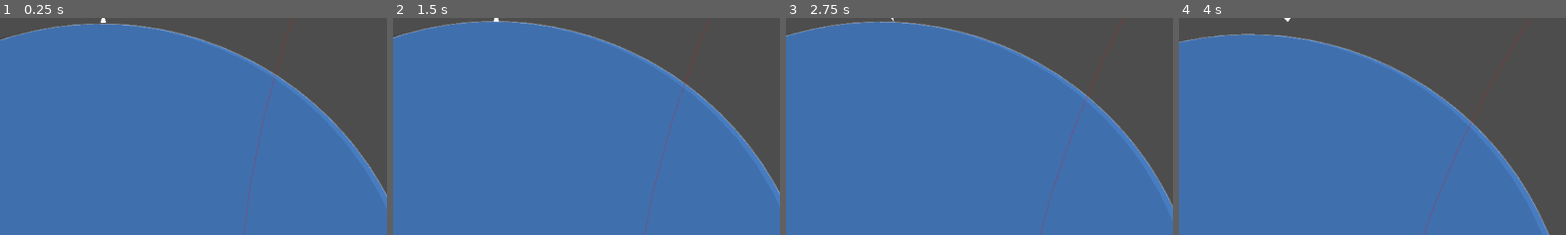
Above: before the commit, frames 1-4 (left to right).
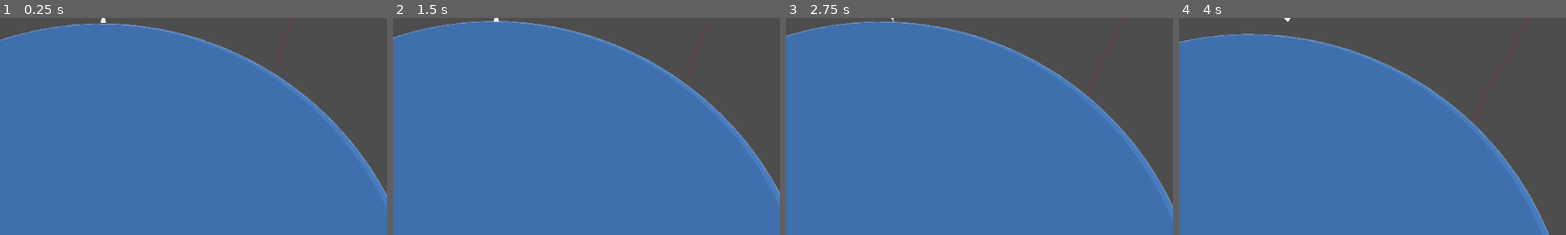
Above: after the commit, the same moments.

Repository: orrybaram/retrograde
Game: Godot game, scene res://scenes/Main.tscn
Two runs of this game, one before a commit and one after it. Both use one fixed random seed, a clock stepped at 60 frames per second and the inputs below.
Inputs:
- Up to frame 1 (0.25 s): no input
- Up to frame 2 (1.5 s): click "Sell @ Home" at 0.5 s; click "Buy FuelTank I" at 1.25 s
- Up to frame 3 (2.75 s): hold Right (turn_right) from 2.03 s (still down); hold Space (boost) from 2.03 s (still down)
- Up to frame 4 (4 s): release Right (turn_right) at 2.78 s; release Space (boost) at 2.78 s; hold Down (reverse_thrust) 2.78-3.53 s; tap Space (boost) at 2.85 s; hold Right (turn_right) from 3.53 s (still down); hold Space (boost) from 3.53 s (still down)
The pictures show only the part of the screen within x 37-87%, y 50-100%; the shares and areas given below are measured in that part.

The runs differ from the first frame. In frame 1, 0.2% of the frame differs, in the area x 62-72%, y 26-100%; in frame 2, 0.2%; in frame 3, 0.2%; in frame 4, 0.1%.
Error in both runs: Invalid access to property or key 'global_position' on a base object of type 'null instance'. (res://scripts/HUD.gd:39)

Commit message:
feat: add orbit ring

Diff:
--- /dev/null
+++ b/Entities/Planet/OrbitVisual.gd
@@ -0,0 +1,63 @@
+extends Node2D
+class_name OrbitVisual
+
+var planet: Planet = null
+@export var show_orbit: bool = true : set = _set_show_orbit
+@export var orbit_color: Color = Color(0.2, 0.5, 1.0, 0.3) : set = _set_orbit_color
+@export var orbit_width: float = 2.0 : set = _set_orbit_width
+
+func _ready() -> void:
+	planet = NodeUtils.find_parent_of_type(self, Planet)
+	set_process(true)
+
+func _process(_delta: float) -> void:
+	# Redraw orbit as planet moves
+	if show_orbit and planet and planet.parent_planet:
+		queue_redraw()
+
+func _set_show_orbit(v: bool) -> void:
+	show_orbit = v
+	queue_redraw()
+
+func _set_orbit_color(c: Color) -> void:
+	orbit_color = c
+	queue_redraw()
+
+func _set_orbit_width(v: float) -> void:
+	orbit_width = max(0.0, v)
+	queue_redraw()
+
+func _draw() -> void:
+	if not show_orbit or not planet:
+		return
+
+	# Only draw if planet is orbiting (has a parent planet)
+	if not planet.parent_planet:
+		return
+
+	var orbital_distance = planet.orbital_distance
+	var eccentricity = planet.eccentricity
+
+	# Parent planet position in orbiting planet's local space
+	# Since orbiting planet's position is the orbital offset, parent is at -position
+	var parent_pos = -planet.position
+
+	if eccentricity == 0.0:
+		# Circular orbit: draw circle
+		draw_arc(parent_pos, orbital_distance, 0.0, TAU, 96, orbit_color, orbit_width)
+	else:
+		# Elliptical orbit: sample points and draw connected arcs
+		var a = orbital_distance  # semi-major axis
+		var e = clamp(eccentricity, 0.0, 0.99)
+		var num_points = 96
+
+		var points: PackedVector2Array = []
+		for i in range(num_points + 1):
+			var angle = (float(i) / float(num_points)) * TAU
+			var r = a * (1.0 - e * e) / (1.0 + e * cos(angle))
+			var point = parent_pos + Vector2(cos(angle), sin(angle)) * r
+			points.append(point)
+
+		# Draw the ellipse as connected line segments
+		for i in range(points.size() - 1):
+			draw_line(points[i], points[i + 1], orbit_color, orbit_width)
--- a/Entities/Planet/Planet.gd
+++ b/Entities/Planet/Planet.gd
@@ -11,8 +11,10 @@
 @export var initial_angle: float = 0.0  # Starting angle in radians
 @export var eccentricity: float = 0.0  # 0.0 for circular, >0.0 for elliptical (0.0-1.0)
 @export var enable_orbiting: bool = true  # Toggle to enable/disable orbiting
+@export var show_orbit_path: bool = true : set = _set_show_orbit_path  # Toggle to show/hide orbit visualization
 
 @onready var gravity_field: Area2D = $"GravityField"
+@onready var orbit_visual: OrbitVisual = $"OrbitVisual"
 
 var parent_planet: Planet = null
 var orbital_angle: float = 0.0
@@ -23,6 +25,11 @@
 	var visual = get_node_or_null("Circle") as PlanetVisual
 	if visual:
 		visual.base_color = c
+
+func _set_show_orbit_path(v: bool) -> void:
+	show_orbit_path = v
+	if orbit_visual:
+		orbit_visual.show_orbit = v
 
 func _get_gravity_strength() -> float:
 	return mass * gravitational_constant
@@ -41,6 +48,9 @@
 		orbital_angle = initial_angle
 		# Lock rotation for orbiting planets to prevent physics rotation
 		lock_rotation = true
+		# Update orbit visual if it exists
+		if orbit_visual:
+			orbit_visual.show_orbit = show_orbit_path
 
 func _physics_process(_dt: float) -> void:
 	# Handle orbital mechanics if this planet has a parent planet
--- a/Entities/Planet/Planet.tscn
+++ b/Entities/Planet/Planet.tscn
@@ -1,10 +1,11 @@
-[gd_scene load_steps=9 format=3 uid="uid://dyj33wc7mamja"]
+[gd_scene load_steps=10 format=3 uid="uid://dyj33wc7mamja"]
 
 [ext_resource type="Script" uid="uid://8wr4akmb6hn6" path="res://Entities/Planet/Planet.gd" id="1"]
 [ext_resource type="Script" uid="uid://ynuit7qp4ij" path="res://Entities/Planet/PlanetVisual.gd" id="2_wsaxd"]
 [ext_resource type="Script" uid="uid://xfcikxm6fdhl" path="res://Entities/Planet/PlanetGravityField.gd" id="3_744xv"]
 [ext_resource type="Script" uid="uid://34c4oelthpy5" path="res://Entities/Planet/PlanetCollision.gd" id="4_2ucv6"]
 [ext_resource type="Script" uid="uid://47c5yohm8reo" path="res://scenes/GravityFieldVisual.gd" id="5_sskfm"]
+[ext_resource type="Script" path="res://Entities/Planet/OrbitVisual.gd" id="6"]
 
 [sub_resource type="CanvasItemMaterial" id="CanvasItemMaterial_xv80x"]
 
@@ -20,6 +21,7 @@
 orbital_distance = 3000.0
 
 [node name="PlanetVisual" type="Node2D" parent="."]
+z_index = 1
 material = SubResource("CanvasItemMaterial_xv80x")
 script = ExtResource("2_wsaxd")
 
@@ -38,3 +40,6 @@
 material = SubResource("CanvasItemMaterial_xv80x")
 script = ExtResource("5_sskfm")
 outline_color = Color(0.88, 0.070399985, 0.070399985, 0.31764707)
+
+[node name="OrbitVisual" type="Node2D" parent="."]
+script = ExtResource("6")
Not shown, added: Entities/Planet/OrbitVisual.gd.uid
